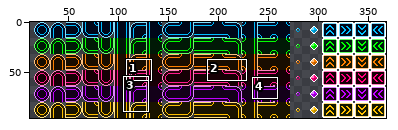
Sprite sheet, stored at img/maze/MazeTiles.png. Above: a wide view before the commit, with the close-up outlined.
Close-up. Before:
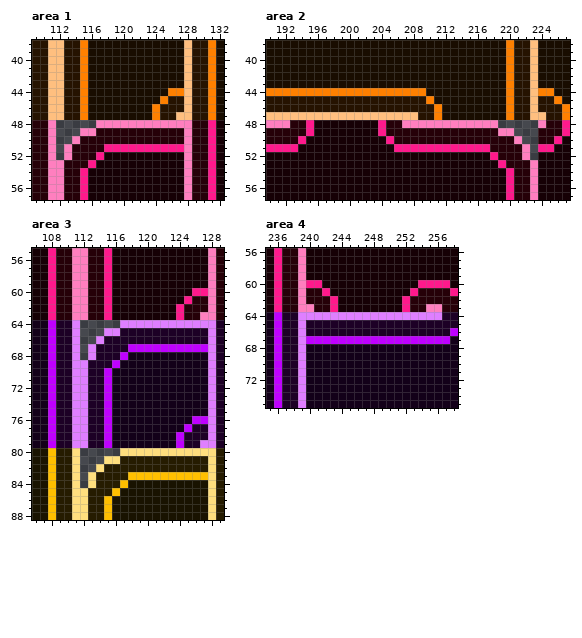
The file is 368x96 pixels. Colours within 5 levels of each other are drawn and written as one. Shown: area 1: x 109..132, y 38..57; area 2: x 190..227, y 38..57; area 3: x 106..129, y 55..88; area 4: x 235..258, y 56..75. The wide view leaves out empty margins. The commit also changed other parts of the picture, which this record leaves out.
The result:
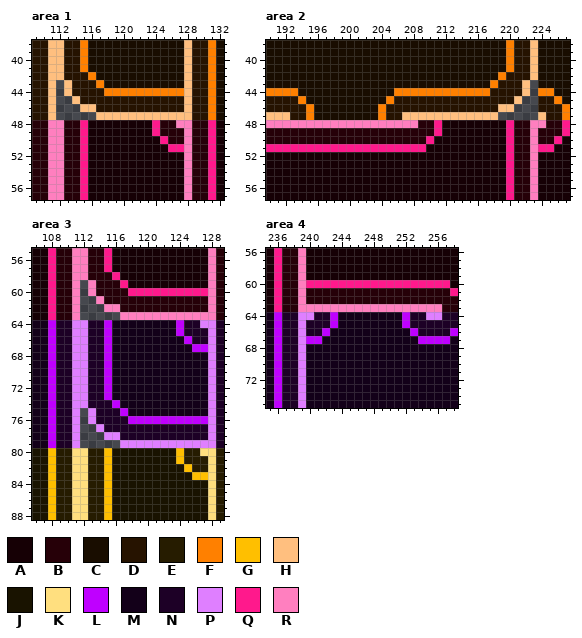
Palette (. is transparent): A #160005  B #260008  C #190d00  D #261300  E #261c00  F #ff8000  G #ffbf00  H #ffbf7f  J #191300  K #ffdf7f  L #bf00ff  M #130019  N #1d0026  P #df7fff  Q #ff198c  R #ff7fbf
From old to new:
Changed rows in their new state; - is an unchanged pixel.
Area 1:
first column x 112:
42 ---DF----------
43 .H-DDF---------
44 .H-DDDFFFFFFFF-
45 ..HDDDDDDDDDDD-
46 ...HHDDDDDDDD--
47 .....HHHHHHHHHH
48 RBBQAAAAAAAAQBB
49 RBBQAAAAAAAAQ--
50 RBBQAAAAAAAAAQ-
51 RB-QAAAAAAAAAA-
52 RB-QAA---------
53 ---QA----------
Area 2:
first column x 193:
42 --------------------------FD---
43 -------------------------FDD-H.
44 -CCCCCCCCCCCC----FFFFFFFFDDD-H.
45 -FCCCCCCCCCCF----DDDDDDDDDDDH..
46 --FCCCCCCCCF------DDDDDDDDHH...
47 DDFCCCCCCCCFDD--HHHHHHHHHH.....
48 RRRRRRRRRRRRRR--BBQAAAAAAAAQBBR
49 --BBBBBBBBBB------QAAAAAAAAQBBR
50 -BBBBBBBBBBBB----QAAAAAAAAAQBBR
51 -QQQQQQQQQQQQ----AAAAAAAAAAQ-BR
52 -------------------------AAQ-BR
53 --------------------------AQ---
Area 3:
first column x 112:
58 ---BQ----------
59 .R-BBQ---------
60 .R-BBBQQQQQQQQ-
61 ..RBBBBBBBBBBB-
62 ...RRBBBBBBBB--
63 .....RRRRRRRRRR
64 PNNLMMMMMMMMLNN
65 PNNLMMMMMMMML--
66 PNNLMMMMMMMMML-
67 PN-LMMMMMMMMMM-
68 PN-LMM---------
69 ---LM----------
first column x 112:
74 ---NL----------
75 .P-NNL---------
76 .P-NNNLLLLLLLL-
77 ..PNNNNNNNNNNN-
78 ...PPNNNNNNNN--
79 .....PPPPPPPPPP
80 KEEGJJJJJJJJGEE
81 KEEGJJJJJJJJG--
82 KEEGJJJJJJJJJG-
83 KE-GJJJJJJJJJJ-
84 KE-GJJ---------
85 ---GJ----------
Area 4:
first column x 241:
60 -QQQQQQQQQQQQ-
61 -BBBBBBBBBBBB-
62 --BBBBBBBBBB--
63 RRRRRRRRRRRRRR
64 NNLMMMMMMMMLNN
65 --LMMMMMMMML--
66 -LMMMMMMMMMML-
67 -MMMMMMMMMMMM-
Where, in picture pixels (left, top, right, bottom), the same in both close-ups:
changed: (56, 72, 176, 168)
changed: (290, 72, 538, 168)
changed: (80, 272, 200, 368)
changed: (80, 400, 200, 496)
changed: (314, 280, 426, 344)
